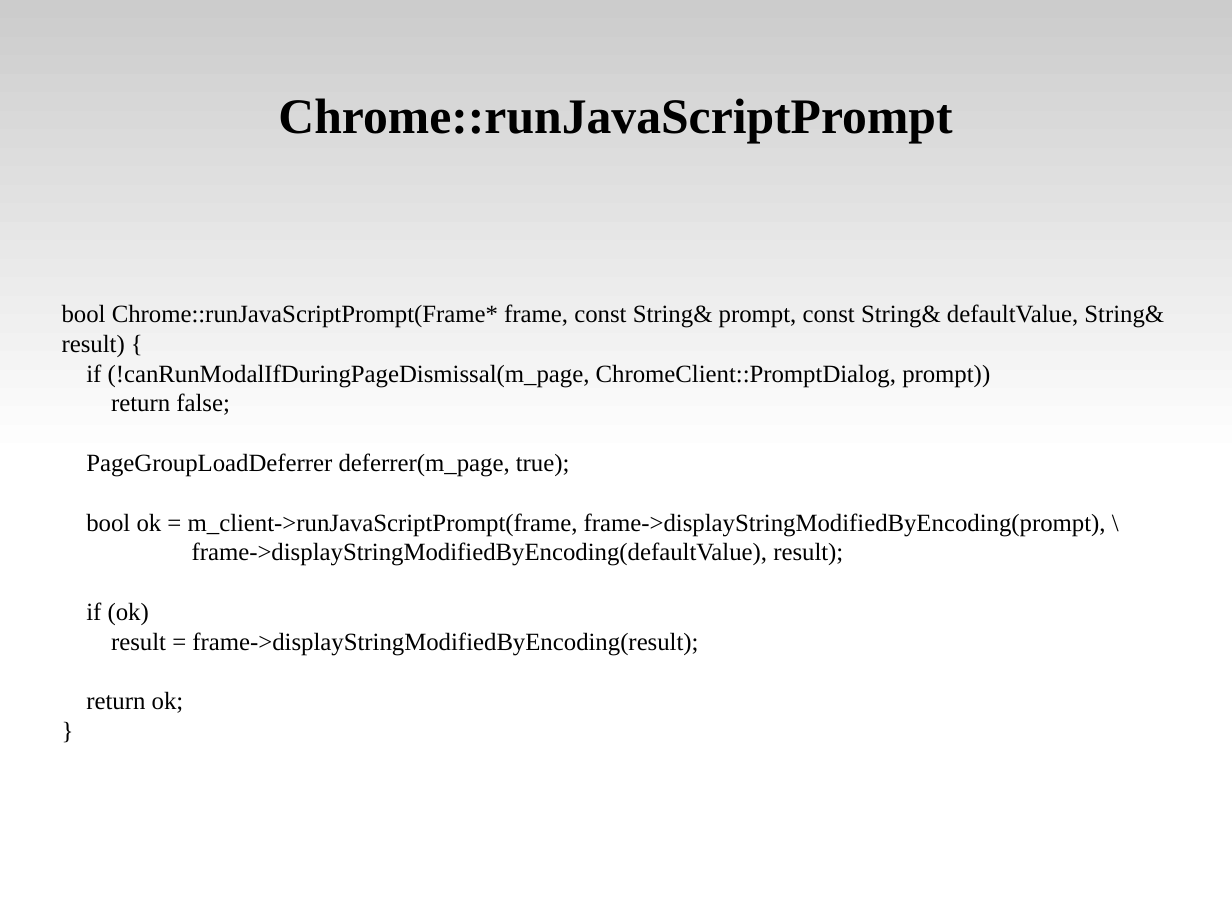
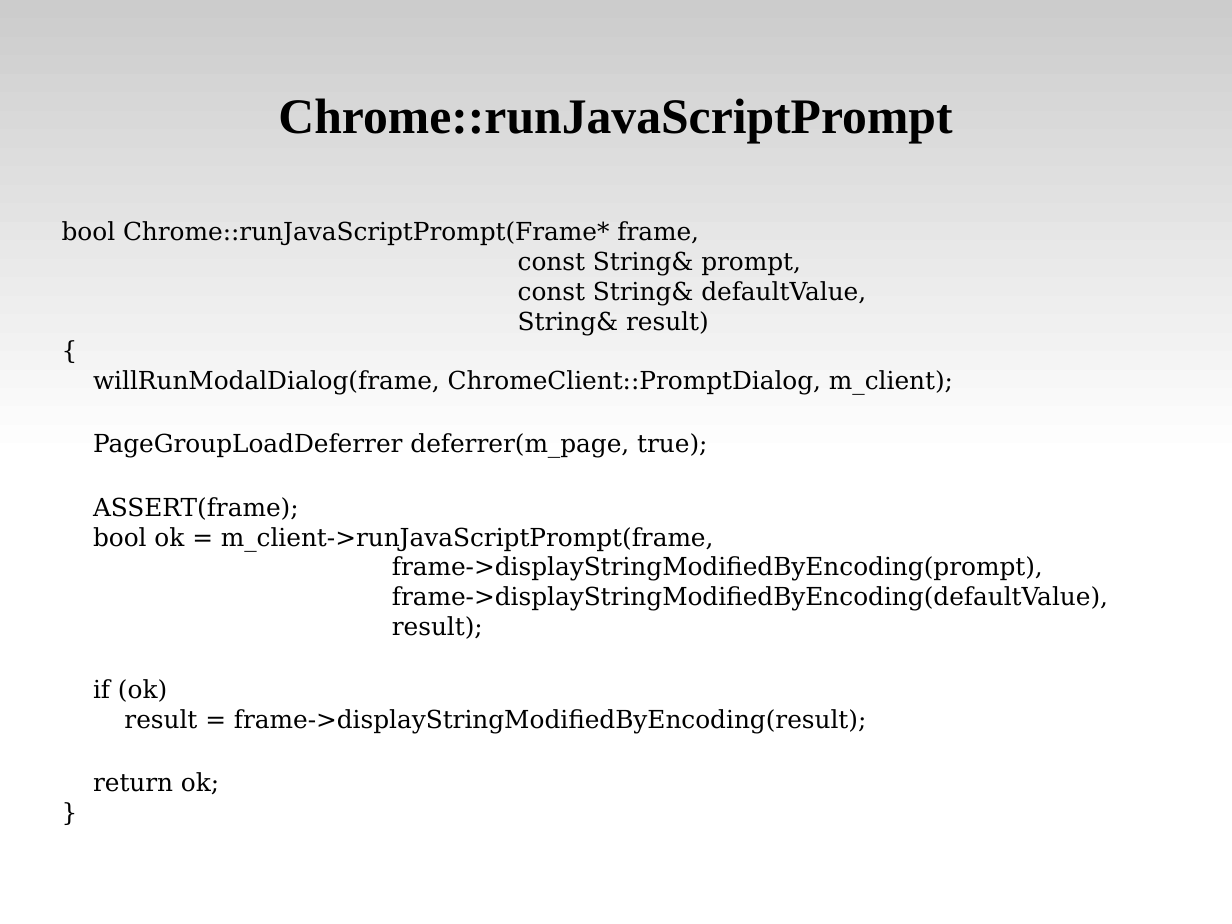
Before and after one commit to tsaicw/browser_research, a slide deck: slide 29 of WebKit/WebKit.odp (slide 35 before the commit). Drawn at 1232x924 pixels with LibreOffice and Linux fonts; fonts in the diff are those of the drawing. Boxes give left, top, right and bottom in pixels: in the first picture for what was removed or moved away, otherwise in the second. Text is boxed around its words. In the diff, an @@ line names an element or a change of style, - is before the commit and + after.

Commit message:
[WebKit]   Modify the "Table of Contents" page.   Modify the "What is Chrome" page.

```diff
--- a/WebKit/WebKit.odp
+++ b/WebKit/WebKit.odp
@@ subtitle at [62, 221, 953, 395]: text changed; font Times New Roman to DejaVu Serif @@
-bool Chrome::runJavaScriptPrompt(Frame* frame, const String& prompt, const String& defaultValue, String& result) {
-if (!canRunModalIfDuringPageDismissal(m_page, ChromeClient::PromptDialog, prompt))
-return false;
+bool Chrome::runJavaScriptPrompt(Frame* frame,
+const String& prompt,
+const String& defaultValue,
+String& result)
+{
+willRunModalDialog(frame, ChromeClient::PromptDialog, m_client);
@@ subtitle at [93, 433, 866, 794]: font Times New Roman to DejaVu Serif in "PageGroupLoadDeferrer deferrer(m_page, true);", "if (ok)", "result = frame->displayStringModifiedByEncoding(result);", "return ok;" and 1 more places @@
@@ subtitle at [93, 497, 1108, 639]: text changed; font Times New Roman to DejaVu Serif @@
-bool ok = m_client->runJavaScriptPrompt(frame, frame->displayStringModifiedByEncoding(prompt), \
-frame->displayStringModifiedByEncoding(defaultValue), result);
+ASSERT(frame);
+bool ok = m_client->runJavaScriptPrompt(frame,
+frame->displayStringModifiedByEncoding(prompt),
+frame->displayStringModifiedByEncoding(defaultValue),
+result);
```
Also in this commit, not shown: 6 other slides changed, 2 slides added, 3 slides removed.
